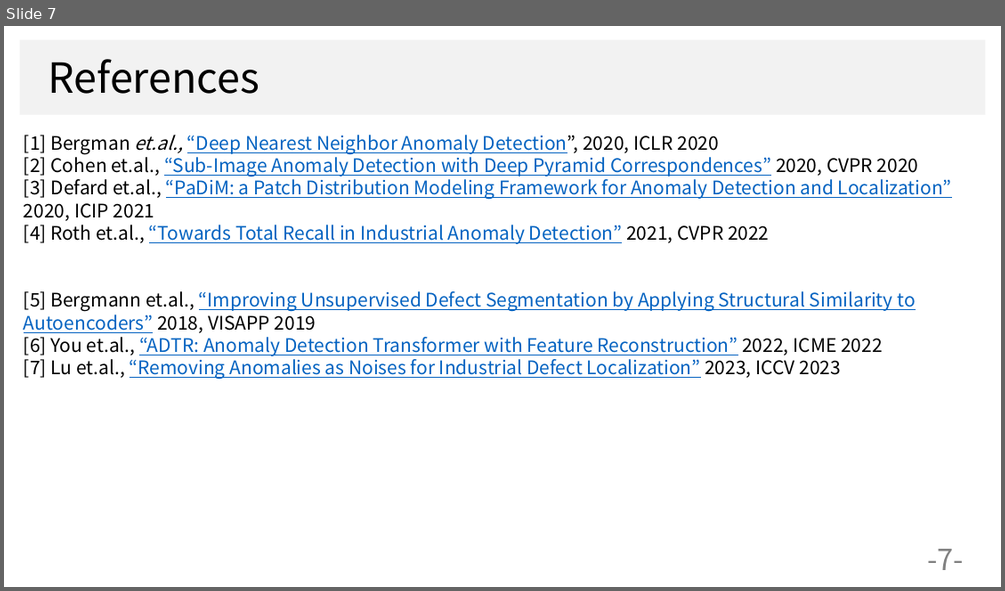
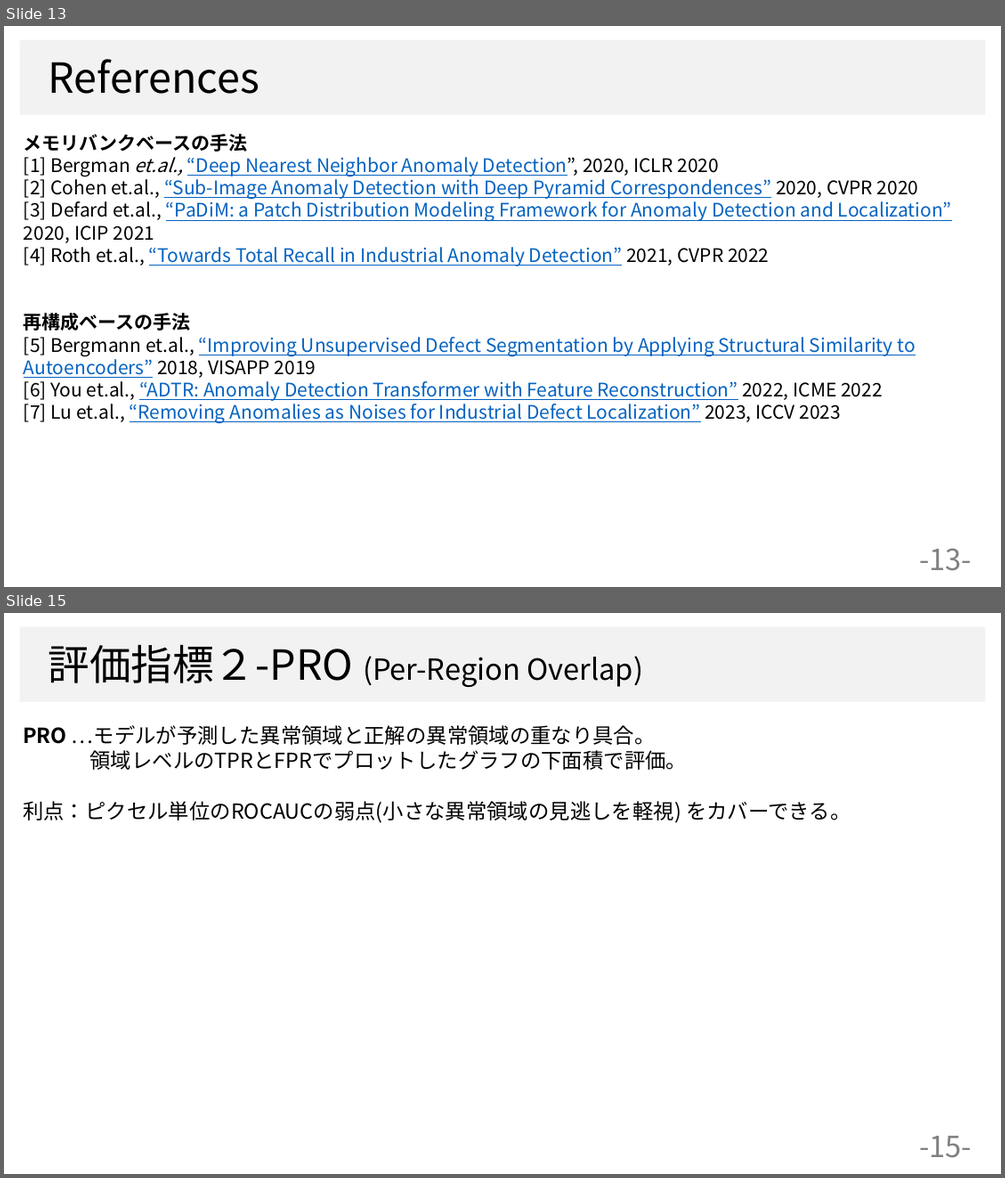
Before and after one commit to dhia-github/haselab-all, a slide deck: 発表資料/サーベイ大会資料.pptx. Shown one above the other, each under a label of ours: slide 7 before the commit, slides 13 and 15 after it; the slides between them are not shown. The pictures are 1005x591 and 1005x1178 pixels, drawn with LibreOffice and Linux fonts; fonts in the diff are those of the drawing; background and template pictures are left out. Boxes give left, top, right and bottom in pixels: in the first picture for what was removed or moved away, otherwise in the second. Text is boxed around its words. In the diff, an @@ line names an element or a change of style, - is before the commit and + after.

```diff
--- a/発表資料/サーベイ大会資料.pptx
+++ b/発表資料/サーベイ大会資料.pptx
@@ slide 15 added at (x1=4, y1=613, x2=1001, y2=1174), background #FFFFFF; not listed: 1 template element that a slide beside it also shows @@
@@ text added at (x1=48, y1=644, x2=643, y2=687), 28 pt, text #000000 @@
+評価指標２-PRO (Per-Region Overlap)
@@ text added at (x1=23, y1=725, x2=850, y2=823), 20 pt, text #000000 @@
+PRO …モデルが予測した異常領域と正解の異常領域の重なり具合。
+領域レベルのTPRとFPRでプロットしたグラフの下面積で評価。
+利点：ピクセル単位のROCAUCの弱点(小さな異常領域の見逃しを軽視) をカバーできる。
@@ page number added at (x1=919, y1=1135, x2=971, y2=1158), 28 pt, text #808080 @@
+-15-
@@ what was slide 7 is now slide 13 @@
@@ slide 13 changed as well @@
@@ text at (x1=24, y1=134, x2=248, y2=151): paragraph added @@
+メモリバンクベースの手法
@@ text at (x1=24, y1=313, x2=191, y2=330): paragraph added @@
+再構成ベースの手法
@@ page number at (x1=919, y1=548, x2=971, y2=571): text changed @@
--7-
+-13-
```
Also in this commit, not shown: 2 other slides changed, 13 other slides added, 4 slides removed.
